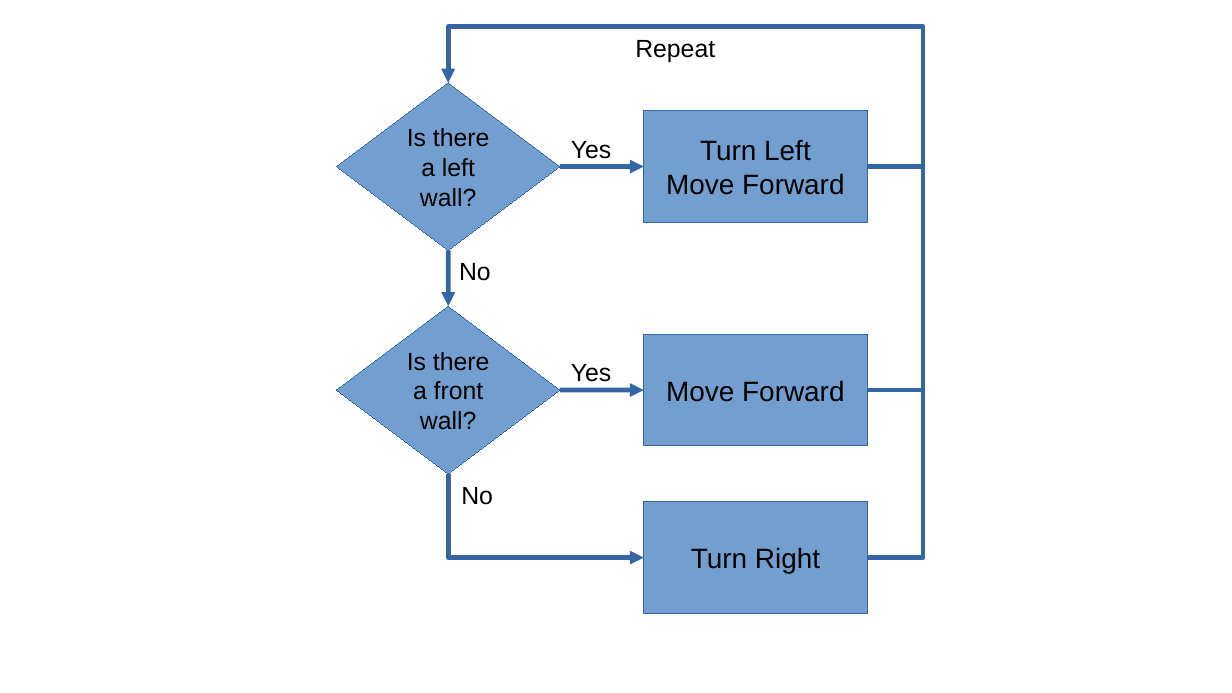
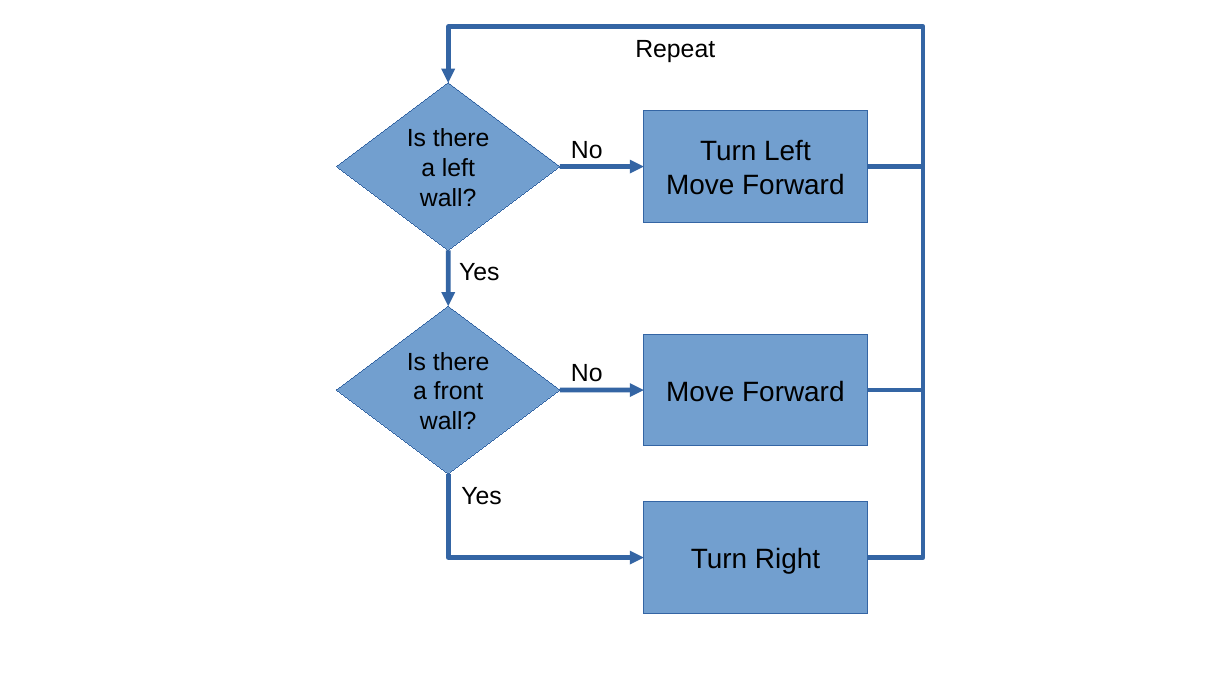
Before and after one commit to QuirkyCort/tutorials, a slide deck: slide 25 of assets/drawings.odp. Drawn at 1232x693 pixels with LibreOffice and Linux fonts; fonts in the diff are those of the drawing. Boxes give left, top, right and bottom in pixels: in the first picture for what was removed or moved away, otherwise in the second. Text is boxed around its words. In the diff, an @@ line names an element or a change of style, - is before the commit and + after.

```diff
--- a/assets/drawings.odp
+++ b/assets/drawings.odp
@@ text at [571, 141, 603, 159]: text changed @@
-Yes
+No
@@ text at [459, 263, 499, 281]: text changed @@
-No
+Yes
@@ text at [571, 364, 603, 382]: text changed @@
-Yes
+No
@@ text at [461, 487, 501, 505]: text changed @@
-No
+Yes
```
Also in this commit, not shown: 2 other files.
